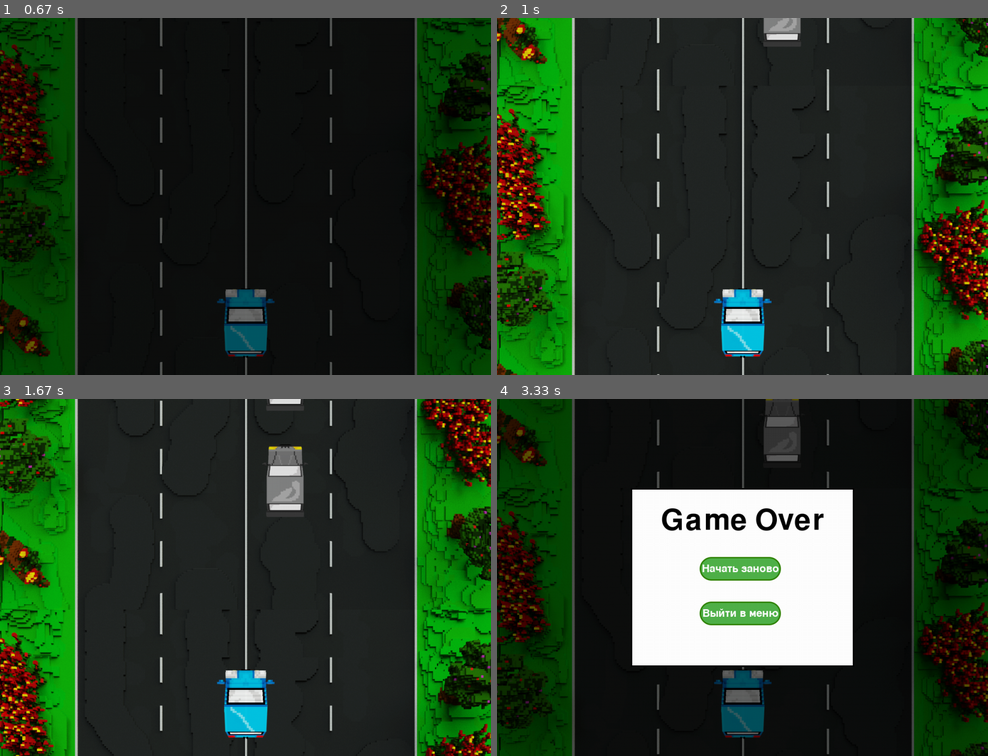
Above: before the commit, frames 1-4 (two rows, left to right).
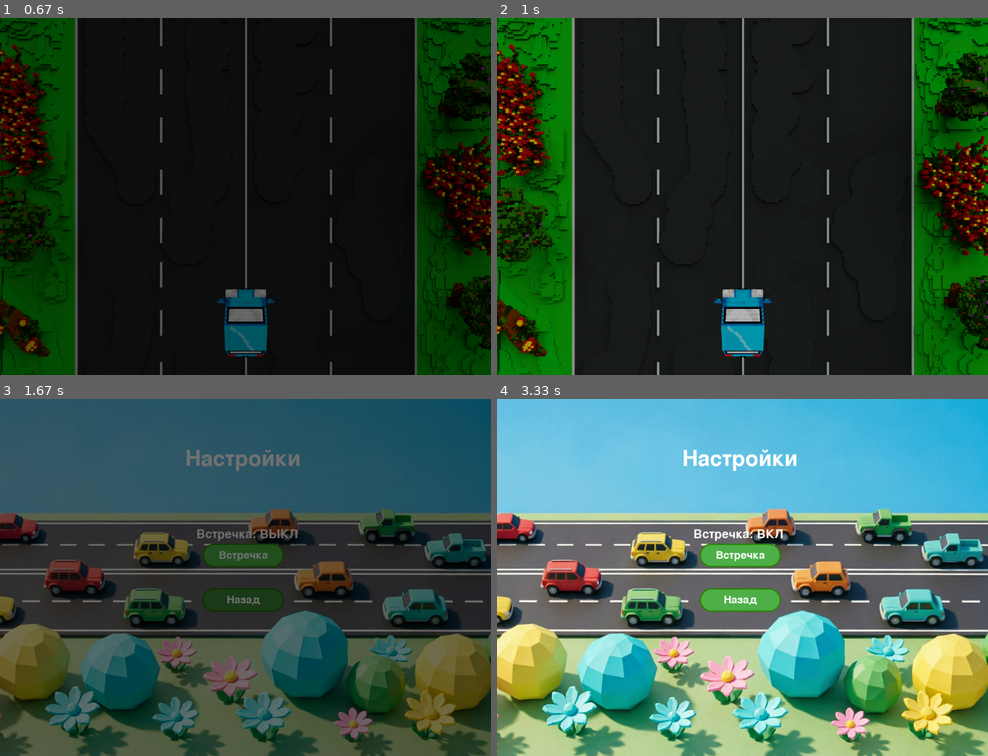
Above: after the commit, the same moments.

Repository: KidIsKing/TheFastestCar
Game: pygame game, started from src/main.py
Same seed, same stepped clock (60 frames per second), same inputs: the game is played once before the commit and once after it.
Inputs (mouse positions are in pixels of both pictures, inside the frame that each line leads up to):
- Up to frame 1 (0.67 s): click "Играть" at 0.38 s
- Up to frame 2 (1 s): tap Esc at 0.67 s
- Up to frame 3 (1.67 s): click (245, 602) at 1.05 s; click (240, 598) at 1.38 s, where only the run after the commit has a clickable "Настройки"
- Up to frame 4 (3.33 s): click (737, 556) at 1.72 s, where only the run after the commit has a clickable "Встречка: ВЫКЛ"; click (801, 609) at 2.05 s; click (614, 445) at 2.38 s; click (747, 616) at 2.72 s; click (727, 516) at 3.05 s

Frame 1 is identical in both runs. In frame 2, 30% of the frame differs, in the area x 0-100%, y 0-100%; in frame 3, 84%; in frame 4, 98%.

Commit message:
fix end of game

Diff:
--- a/src/main.py
+++ b/src/main.py
@@ -443,6 +443,10 @@
 
     def run(self):
         """Главный процесс игры."""
+        if not self.running:  # если игра заморожена, то не обновляем её
+            self.draw()
+            return
+
         self.update()
         self.draw()
 
@@ -602,8 +606,8 @@
                 if self.game_manager is None:
                     self.game_manager = GameManager(self.screen)
                 elif not self.game_manager.running:
-                    self.game_manager = None
-                    self.start_transition("menu")
+                    if self.transition_state is None:
+                        self.start_transition("menu")
 
             if self.window == "menu":
                 self.buttons_list = [
@@ -625,6 +629,13 @@
 
             self.apply_transition()
 
+            if (
+                self.window == "menu"
+                and self.game_manager is not None
+                and self.transition_state is None
+            ):
+                self.game_manager = None
+
             pygame.display.flip()
             self.clock.tick(FPS)
 
